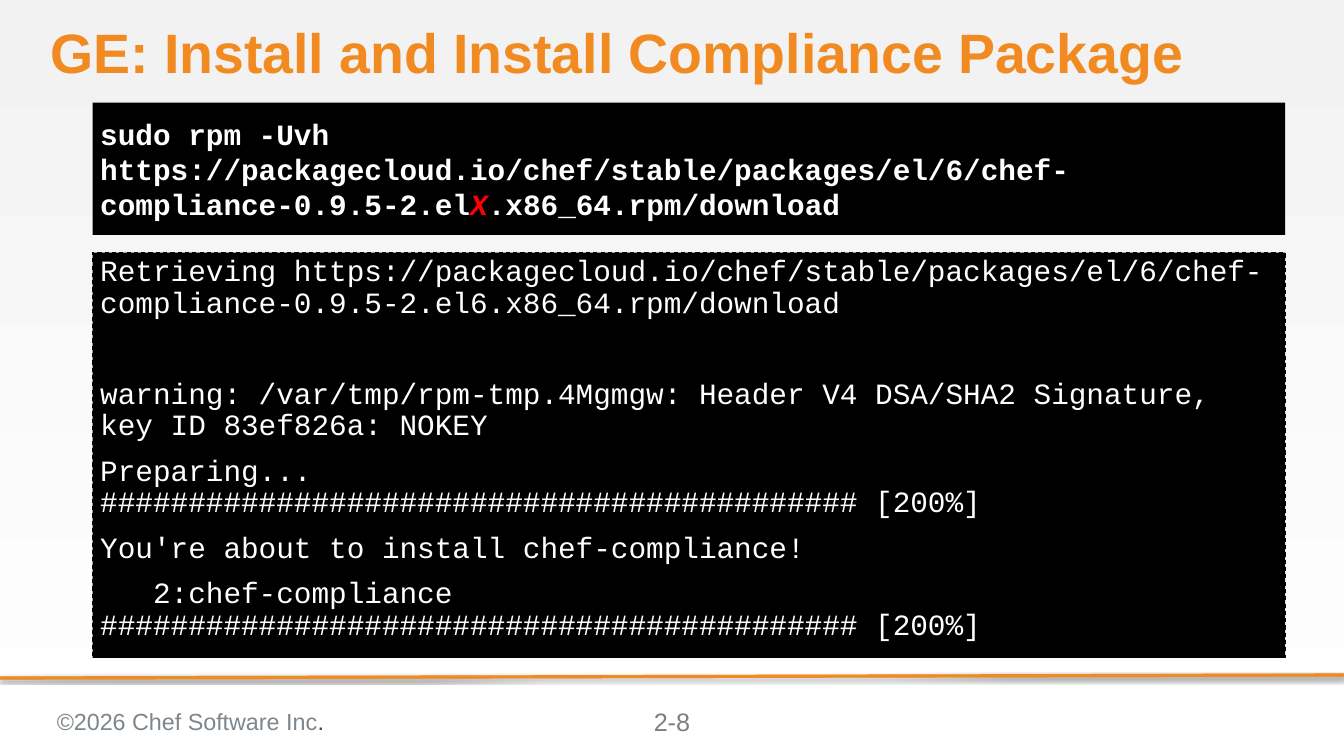
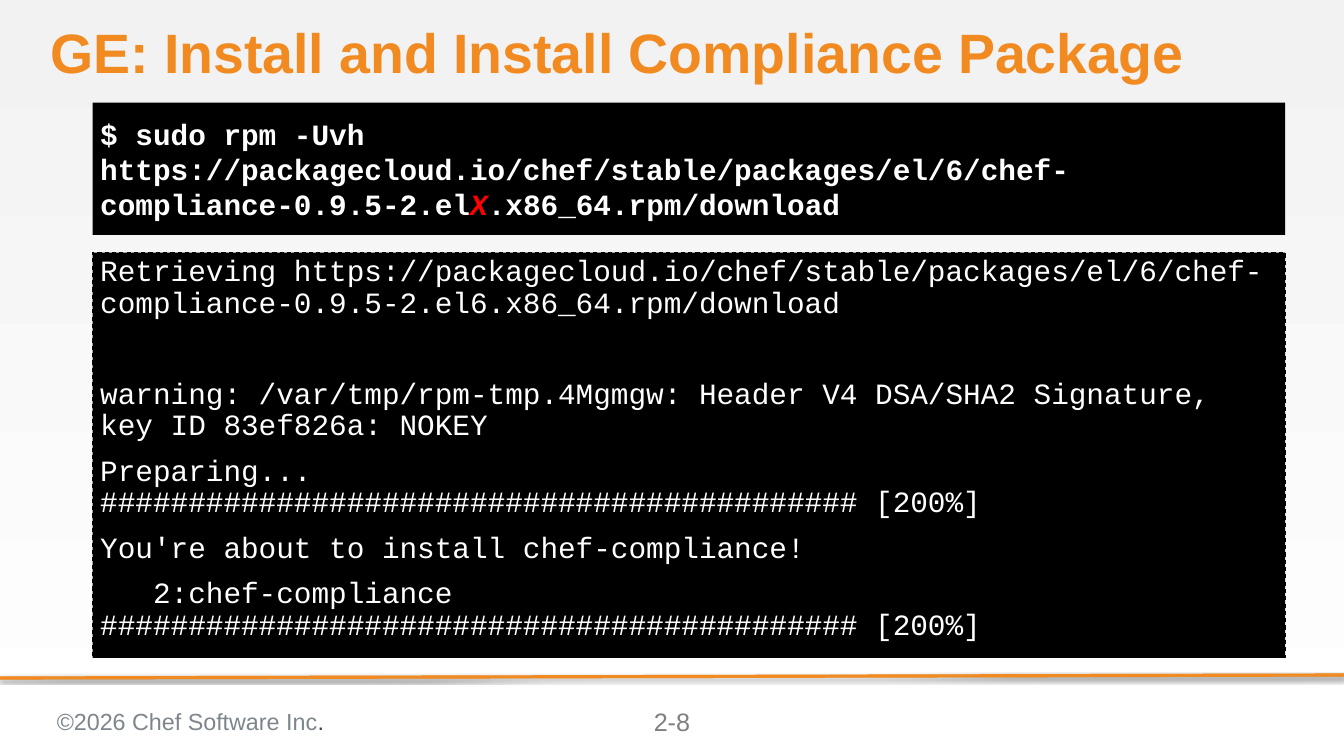
Before and after one commit to bchamby/chef-compliance-installation-configuration-operation, a slide deck: slide 8 of 02-Install.pptx. Drawn at 1344x756 pixels with LibreOffice and Linux fonts; fonts in the diff are those of the drawing; background and template pictures are left out. Boxes give left, top, right and bottom in pixels: in the first picture for what was removed or moved away, otherwise in the second. Text is boxed around its words. In the diff, an @@ line names an element or a change of style, - is before the commit and + after.

```diff
--- a/02-Install.pptx
+++ b/02-Install.pptx
@@ text at (100,124,1069,221): text changed @@
-sudo rpm -Uvh https://packagecloud.io/chef/stable/packages/el/6/chef-compliance-0.9.5-2.elX.x86_64.rpm/download
+$ sudo rpm -Uvh https://packagecloud.io/chef/stable/packages/el/6/chef-compliance-0.9.5-2.elX.x86_64.rpm/download
```
Also in this commit, not shown: 2 other slides changed, 1 other file.
